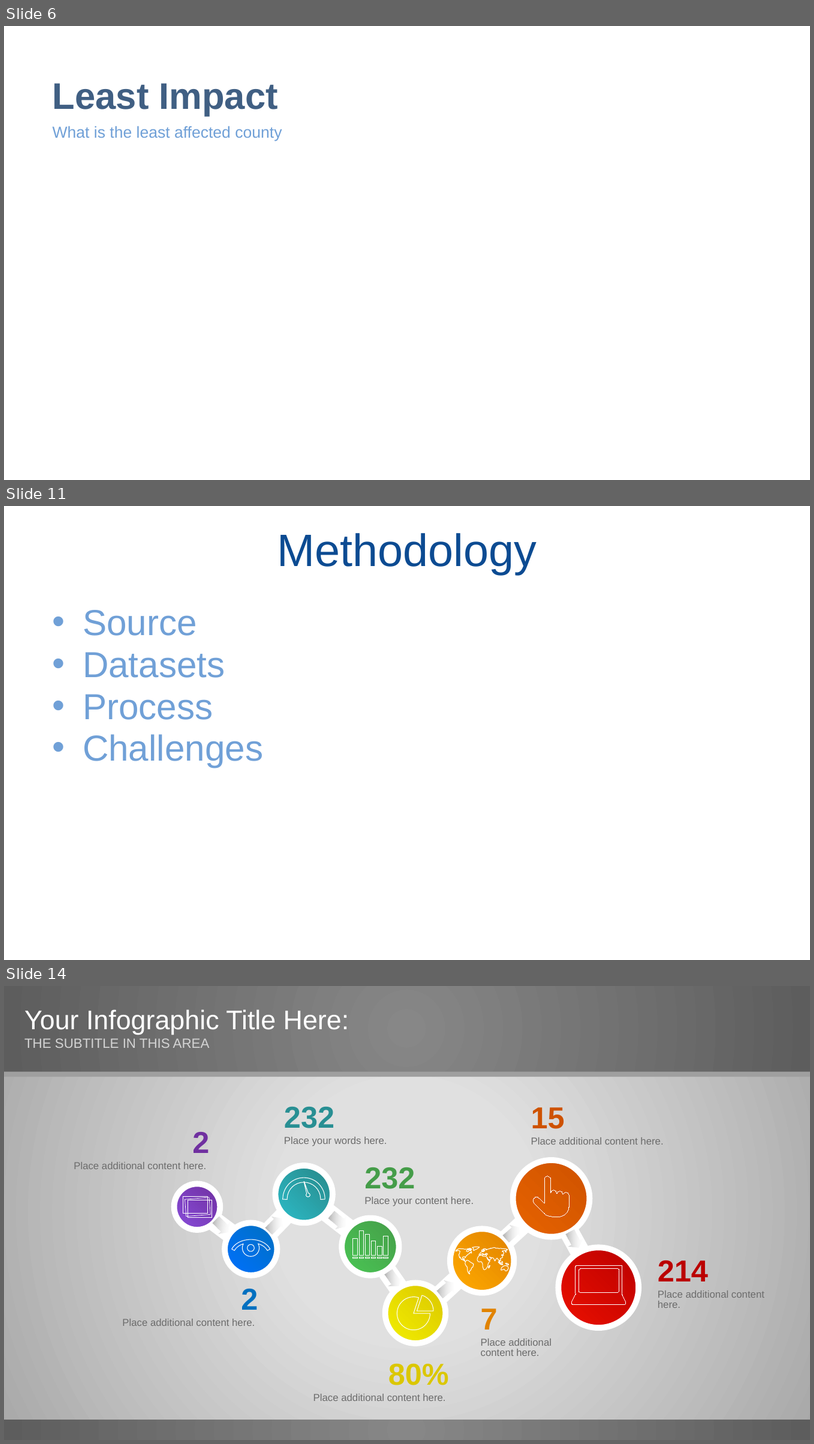
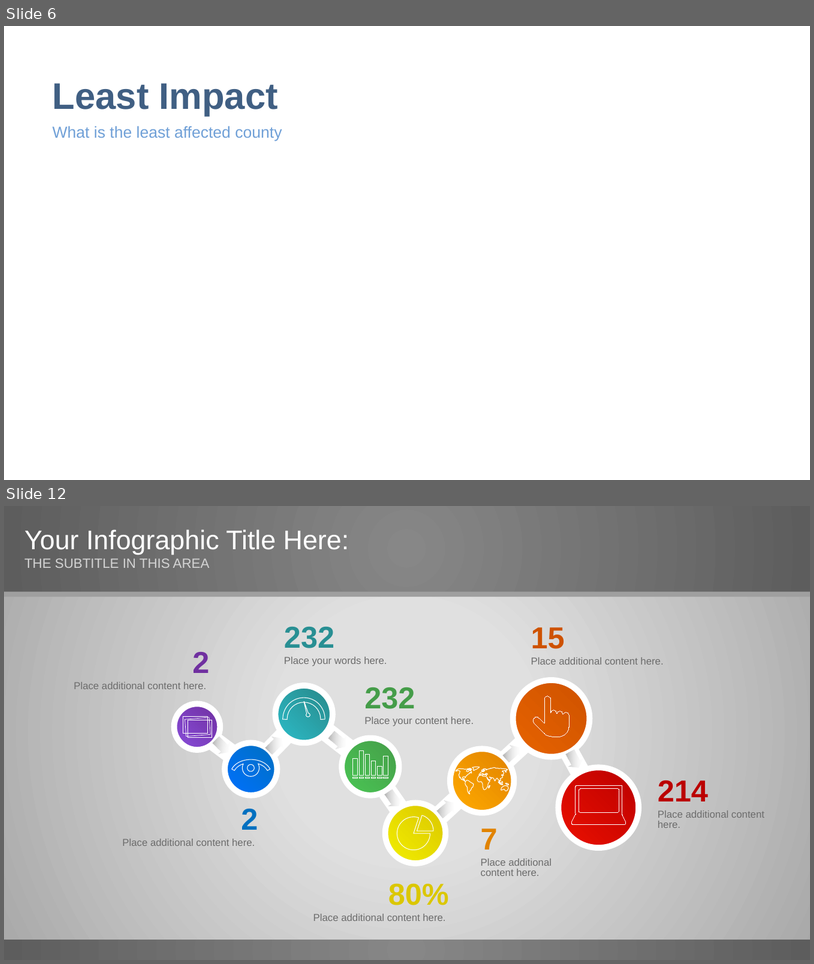
Before and after one commit to speedracer05/Covid_CalFresh, a slide deck: Presentation/Covid_CalFresh_v.01.pptx. Shown one above the other, each under a label of ours: slides 6, 11 and 14 before the commit, slides 6 and 12 after it; the slides between them are not shown. The pictures are 814x1444 and 814x964 pixels, drawn with LibreOffice and Linux fonts; fonts in the diff are those of the drawing. Boxes give left, top, right and bottom in pixels: in the first picture for what was removed or moved away, otherwise in the second. Text is boxed around its words. In the diff, an @@ line names an element or a change of style, - is before the commit and + after.

```diff
--- a/Presentation/Covid_CalFresh_v.01.pptx
+++ b/Presentation/Covid_CalFresh_v.01.pptx
@@ slide 11 removed at [4, 506, 810, 960], background #FFFFFF @@
@@ title removed at [278, 533, 537, 574] @@
-Methodology
@@ text removed at [83, 610, 263, 767] @@
-• Source
-• Datasets
-• Process
-• Challenges
@@ what was slide 14 is now slide 12 @@
```
Also in this commit, not shown: 6 slides changed, 3 slides added, 6 other slides removed, 1 other file.
